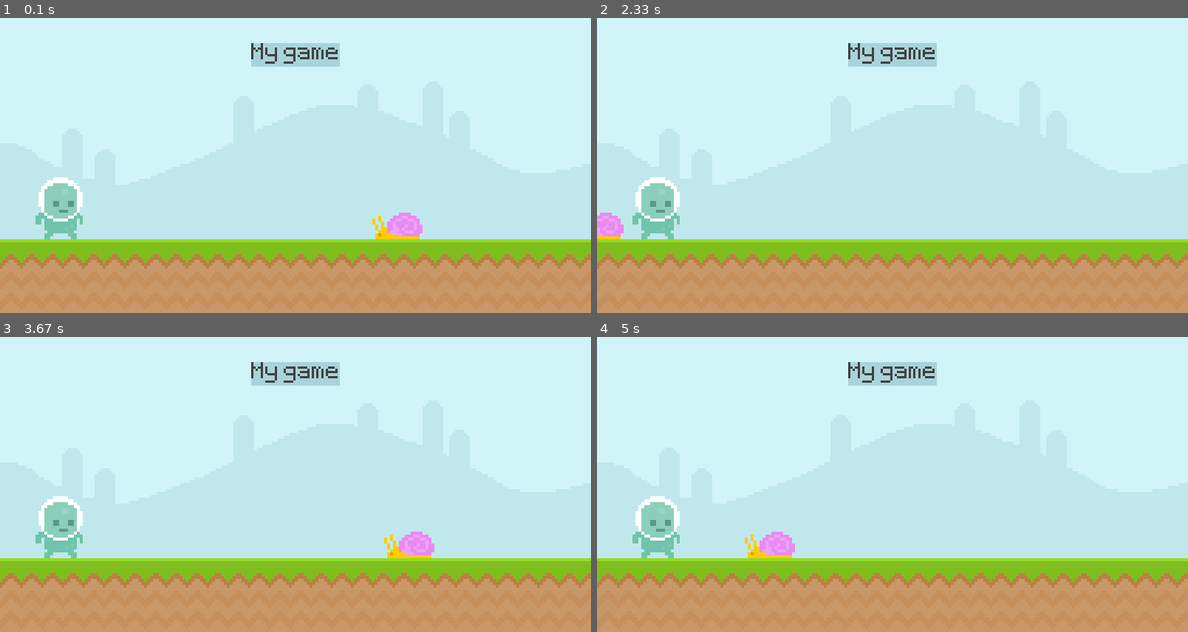
Above: before the commit, frames 1-4 (two rows, left to right).
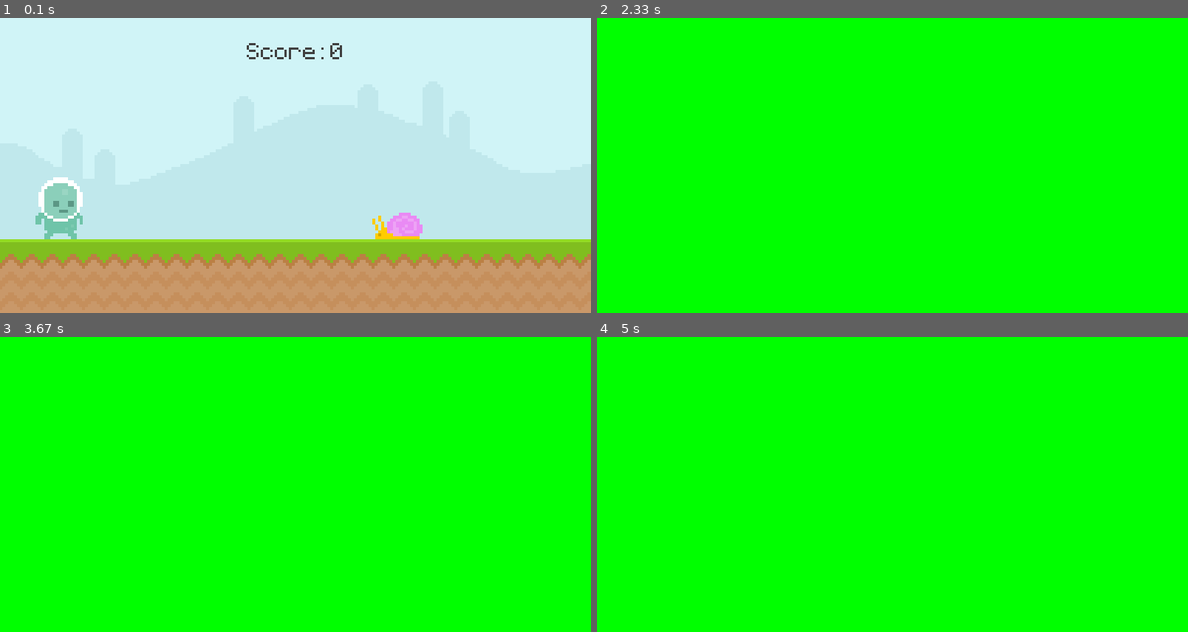
Above: after the commit, the same moments.

Repository: emilyk123/pygameTutorial
Game: pygame game, started from pygameCode.py
Two runs of this game, one before a commit and one after it. Both use one fixed random seed, a clock stepped at 60 frames per second and the inputs below.
Inputs (mouse positions are in pixels of both pictures, inside the frame that each line leads up to):
- Up to frame 1 (0.1 s): no input
- Up to frame 2 (2.33 s): tap Space at 0.33, 1.4, 1.7 s; click (656, 71) at 0.72 s; click (709, 121) at 1.05 s
- Up to frame 3 (3.67 s): no input
- Up to frame 4 (5 s): no input

The runs differ from the first frame. In frame 1, 1.1% of the frame differs, in the area x 41-58%, y 8-17%; in frame 2, 100%, in the area x 0-100%, y 0-100%; in frame 3, 100%; in frame 4, 100%.

Commit message:
added game states, allow player to restart game, added current score by using time in a function

Diff:
--- a/pygameCode.py
+++ b/pygameCode.py
@@ -1,5 +1,11 @@
 import pygame
 from sys import exit
+
+def display_score():
+    current_time = int(pygame.time.get_ticks() / 1000) - start_time # give time in milliseconds
+    score_surface = test_font.render(f'Score: {current_time}',False,(64,64,64))
+    score_rectangle = score_surface.get_rect(center = (400,50))
+    screen.blit(score_surface,score_rectangle)
 
 # display surface is the main window the player can see, only can have one and always visable
 # use regular surfaces to put images on the display surface (imported image, color, text)
@@ -10,12 +16,14 @@
 pygame.display.set_caption('Runner') # adds title to game window
 clock = pygame.time.Clock()
 test_font = pygame.font.Font('font/Pixeltype.ttf',50) # (font type, font size), None - default font
+game_active = True
+start_time = 0
 
 sky_surface = pygame.image.load('graphics/Sky.png').convert() # converts image into something pygame can use more easily
 ground_surface = pygame.image.load('graphics/ground.png').convert()
 
-score_surface = test_font.render('My game', False, (64,64,64)) # (text, anti aliasing, color), anti aliasing - smooth edges of text
-score_rectangle = score_surface.get_rect(center = (400,50))
+# score_surface = test_font.render('My game', False, (64,64,64)) # (text, anti aliasing, color), anti aliasing - smooth edges of text
+# score_rectangle = score_surface.get_rect(center = (400,50))
 
 snail_surface = pygame.image.load('graphics/snail/snail1.png').convert_alpha() # removes the alpha values
 snail_rectangle = snail_surface.get_rect(bottomright = (600,300))
@@ -34,37 +42,51 @@
         if event.type == pygame.QUIT:
             pygame.quit()
             exit() # closes any kind of code when called
-        if event.type == pygame.MOUSEBUTTONDOWN and player_rectangle.collidepoint(event.pos): # only triggers when mouse button is pressed
-                if player_rectangle.bottom == 300:
-                    player_gravity = -20
+        if game_active:
+            if event.type == pygame.MOUSEBUTTONDOWN and player_rectangle.collidepoint(event.pos): # only triggers when mouse button is pressed
+                    if player_rectangle.bottom == 300:
+                        player_gravity = -20
 
-        # Player input
-        if event.type == pygame.KEYDOWN:
-            if event.key == pygame.K_SPACE and player_rectangle.bottom == 300:
-                    player_gravity = -20
+            # Player input
+            if event.type == pygame.KEYDOWN:
+                if event.key == pygame.K_SPACE and player_rectangle.bottom == 300:
+                        player_gravity = -20
+        else:
+            if event.type == pygame.KEYDOWN and event.key == pygame.K_SPACE:
+                game_active = True
+                snail_rectangle.left = 800
+                start_time = int(pygame.time.get_ticks() / 1000)
 
-    # Background
-    # origin point (0,0) is in top left, increase x goes right, increase y goes down
-    # put surfaces on screen in order of when it is called, ex: sky not visible if sky and ground in same position and same size
-    screen.blit(sky_surface,(0,0)) # Block Image Transfer, put one surface on another suface, (surface, position)
-    screen.blit(ground_surface,(0,300))
+    if game_active:
+        # Background
+        # origin point (0,0) is in top left, increase x goes right, increase y goes down
+        # put surfaces on screen in order of when it is called, ex: sky not visible if sky and ground in same position and same size
+        screen.blit(sky_surface,(0,0)) # Block Image Transfer, put one surface on another suface, (surface, position)
+        screen.blit(ground_surface,(0,300))
 
-    # Score text
-    pygame.draw.rect(screen,(169,211,219),score_rectangle) # arguments - surface, color, rectangle (optional - width and others)
-    pygame.draw.rect(screen,(169,211,219),score_rectangle,6) # only draws border and not the middle too
-    screen.blit(score_surface,score_rectangle)
+        # Score text
+        # pygame.draw.rect(screen,(169,211,219),score_rectangle) # arguments - surface, color, rectangle (optional - width and others)
+        # pygame.draw.rect(screen,(169,211,219),score_rectangle,6) # only draws border and not the middle too
+        # screen.blit(score_surface,score_rectangle)
+        display_score()
 
-    #Snail
-    snail_rectangle.x -= 4 # move the rectangle that contains the surface
-    if snail_rectangle.right <= 0: snail_rectangle.left = 800
-    screen.blit(snail_surface,snail_rectangle)
+        #Snail
+        snail_rectangle.x -= 4 # move the rectangle that contains the surface
+        if snail_rectangle.right <= 0: snail_rectangle.left = 800
+        screen.blit(snail_surface,snail_rectangle)
 
-    #Player
-    player_gravity += 1
-    player_rectangle.y += player_gravity
-    if player_rectangle.bottom >= 300: player_rectangle.bottom = 300
-    screen.blit(player_surface,player_rectangle)
+        #Player
+        player_gravity += 1
+        player_rectangle.y += player_gravity # Moves player down at increasing rate
+        if player_rectangle.bottom >= 300: player_rectangle.bottom = 300 # prevents player from falling below ground
+        screen.blit(player_surface,player_rectangle)
 
-    # update everything
+        # Collision
+        if snail_rectangle.colliderect(player_rectangle):
+            game_active = False
+    else:
+        screen.fill((0,255,0))
+
+        # update everything
     pygame.display.update() # updates display surface made before loop
     clock.tick(60) # while loop shouldn't run faster than 60 times per second
